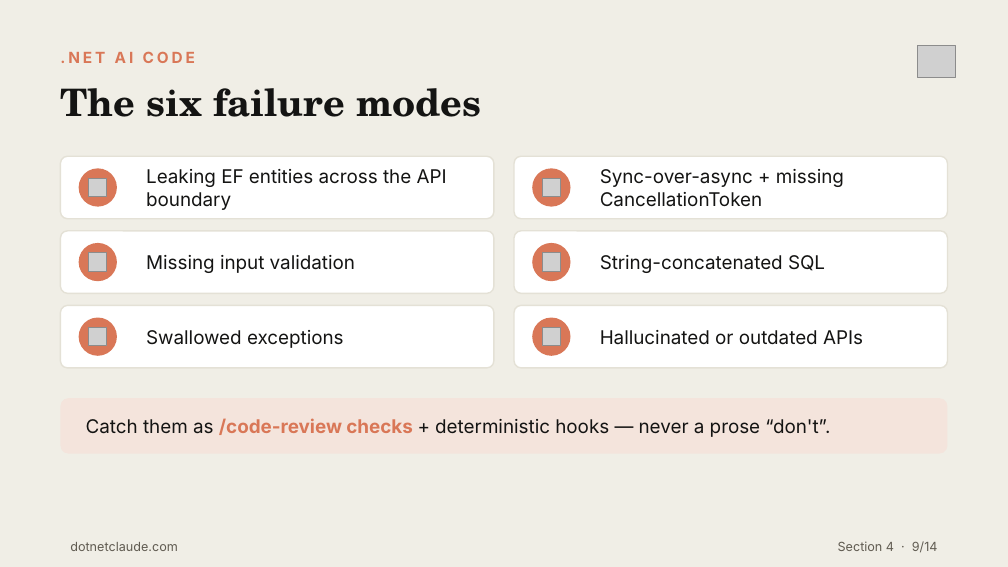
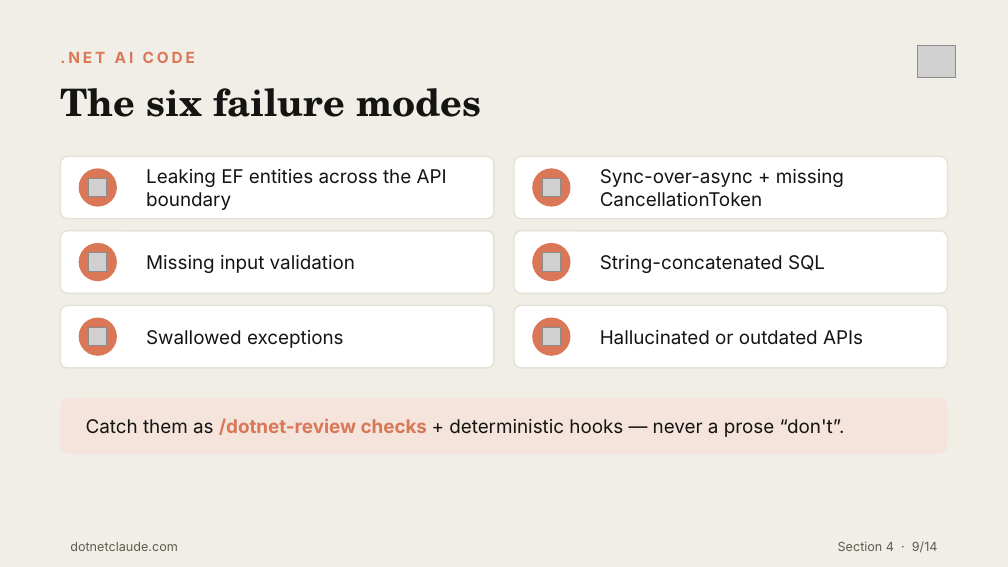
Before and after one commit to cwoodruff/dotnet-claude-workshop-content, a slide deck: slide 9 of decks/Day 1/Section4-AI-in-the-SDLC.pptx. Drawn at 1008x567 pixels with LibreOffice and Linux fonts; fonts in the diff are those of the drawing; grey boxes stand for pictures. Boxes give left, top, right and bottom in pixels: in the first picture for what was removed or moved away, otherwise in the second. Text is boxed around its words. In the diff, an @@ line names an element or a change of style, - is before the commit and + after.

```diff
--- a/decks/Day 1/Section4-AI-in-the-SDLC.pptx
+++ b/decks/Day 1/Section4-AI-in-the-SDLC.pptx
@@ text at bbox=[86, 418, 845, 437]: text changed @@
-Catch them as /code-review checks + deterministic hooks — never a prose “don't”.
+Catch them as /dotnet-review checks + deterministic hooks — never a prose “don't”.
```
Also in this commit, not shown: 1 other slide changed, 53 other files.
